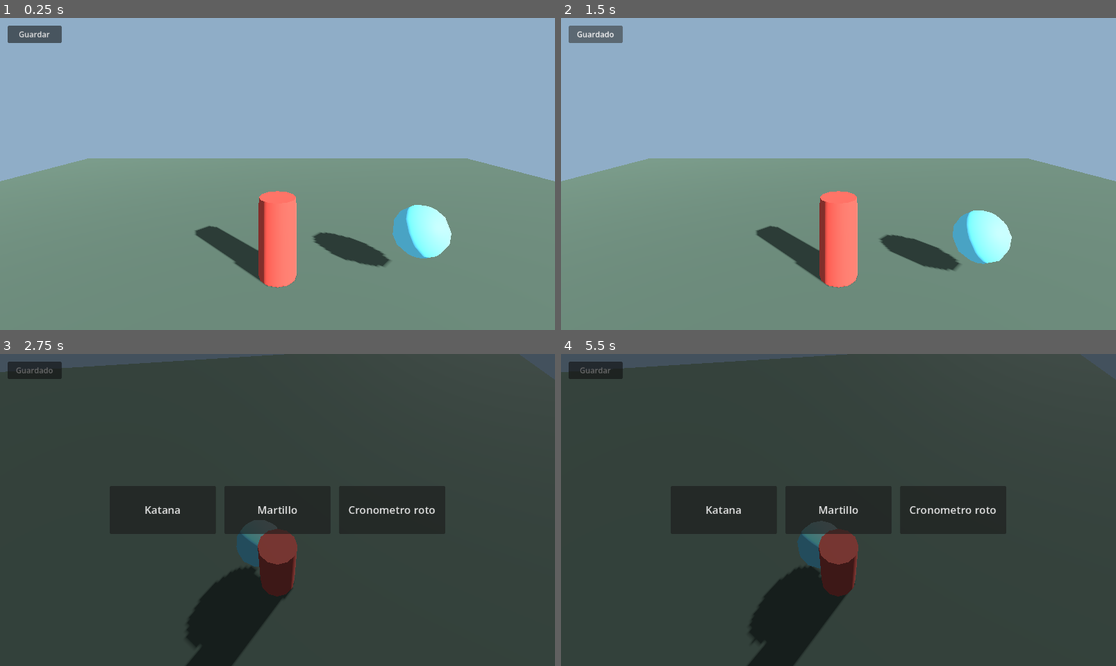
Above: before the commit, frames 1-4 (two rows, left to right).
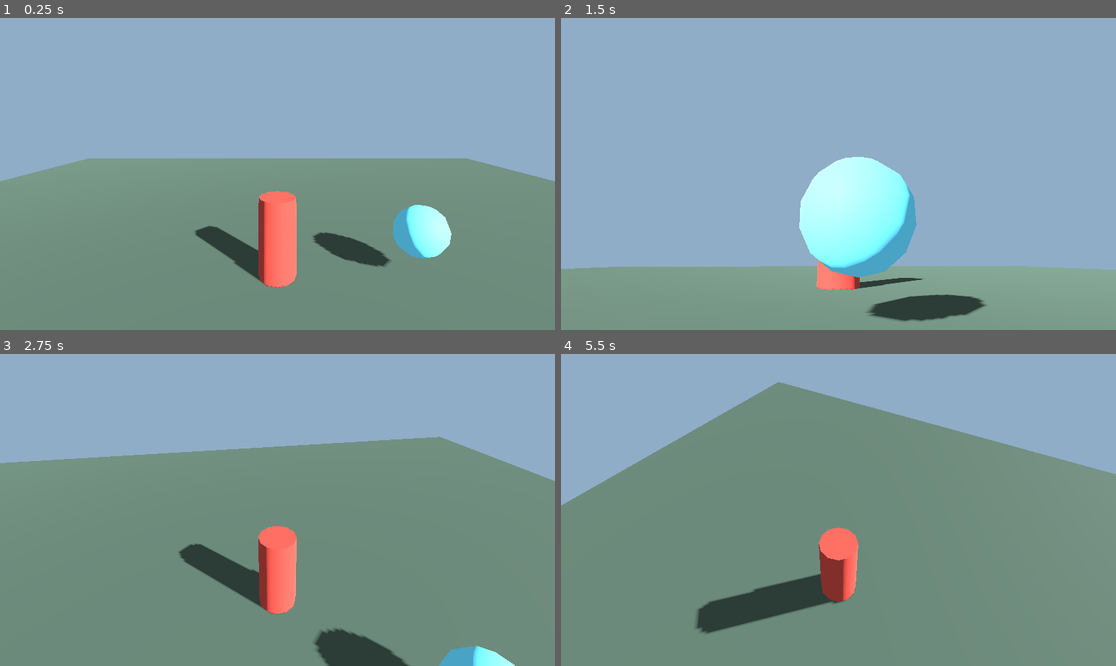
Above: after the commit, the same moments.

Repository: NotPKot/KOU-Project
Game: Godot game, scene res://scenes/main/Main.tscn
The game is run twice, just before and just after one commit, with the same random seed, the same clock (stepped at 60 frames per second) and the same inputs.
Inputs (mouse positions are in pixels of both pictures, inside the frame that each line leads up to):
- Up to frame 1 (0.25 s): no input
- Up to frame 2 (1.5 s): click (594, 33) at 0.5 s, where only the run before the commit has a clickable "Guardar"; click (594, 33) at 1.25 s, where only the run before the commit has a clickable "Guardado"
- Up to frame 3 (2.75 s): move the mouse to (305, 510) at 2.02 s; hold W (move_forward) from 2.03 s (still down); click (305, 510) at 2.17 s
- Up to frame 4 (5.5 s): move the mouse to (727, 525) at 2.77 s; release W (move_forward) at 2.78 s; hold S (move_back) 2.78-3.53 s; move the mouse to (894, 441) at 3.52 s; hold D (move_right) 3.53-4.28 s; move the mouse to (810, 572) at 4.27 s; hold W (move_forward) 4.28-5.03 s; click (810, 572) at 4.42 s; move the mouse to (1005, 556) at 5.02 s; hold A (move_left) from 5.03 s (still down)

The runs differ from the first frame. In frame 1, 0.5% of the frame differs, in the area x 1-12%, y 2-9%; in frame 2, 39%; in frame 3, 98%; in frame 4, 99%, in the area x 0-100%, y 0-100%.

Commit message:
Movido save system a deprecated/ para agilizar desarrollo

Diff:
--- a/project.godot
+++ b/project.godot
@@ -14,10 +14,6 @@
 run/main_scene="res://scenes/main/Main.tscn"
 config/features=PackedStringArray("4.6", "Forward Plus")
 config/icon="res://icon.svg"
-
-[autoload]
-
-SaveManager="*res://scripts/save/save_manager.gd"
 
 [filesystem]
 
--- a/scenes/main/Main.tscn
+++ b/scenes/main/Main.tscn
@@ -2,8 +2,6 @@
 
 [ext_resource type="PackedScene" path="res://scenes/player/Player.tscn" id="1_player"]
 [ext_resource type="PackedScene" path="res://scenes/worlds/practice/PracticeGround.tscn" id="2_practice_ground"]
-[ext_resource type="PackedScene" path="res://scenes/ui/SaveButton.tscn" id="3_save_button"]
-
 [sub_resource type="Environment" id="Environment_main"]
 background_mode = 1
 background_color = Color(0.56, 0.68, 0.78, 1)
@@ -30,9 +28,3 @@
 
 [node name="HUD" type="CanvasLayer" parent="." unique_id=1286347465]
 layer = 5
-
-[node name="SaveButton" parent="HUD" unique_id=1838864394 instance=ExtResource("3_save_button")]
-offset_left = 16.0
-offset_top = 16.0
-offset_right = 128.0
-offset_bottom = 52.0
Renamed: scenes/ui/SaveButton.tscn -> deprecated/scenes/ui/SaveButton.tscn
Renamed: scripts/save/save_manager.gd -> deprecated/scripts/save/save_manager.gd
Renamed: scripts/save/save_manager.gd.uid -> deprecated/scripts/save/save_manager.gd.uid
Renamed: scripts/ui/save_button.gd -> deprecated/scripts/ui/save_button.gd
Renamed: scripts/ui/save_button.gd.uid -> deprecated/scripts/ui/save_button.gd.uid
Not shown, added: deprecated/docs/save_system.md
